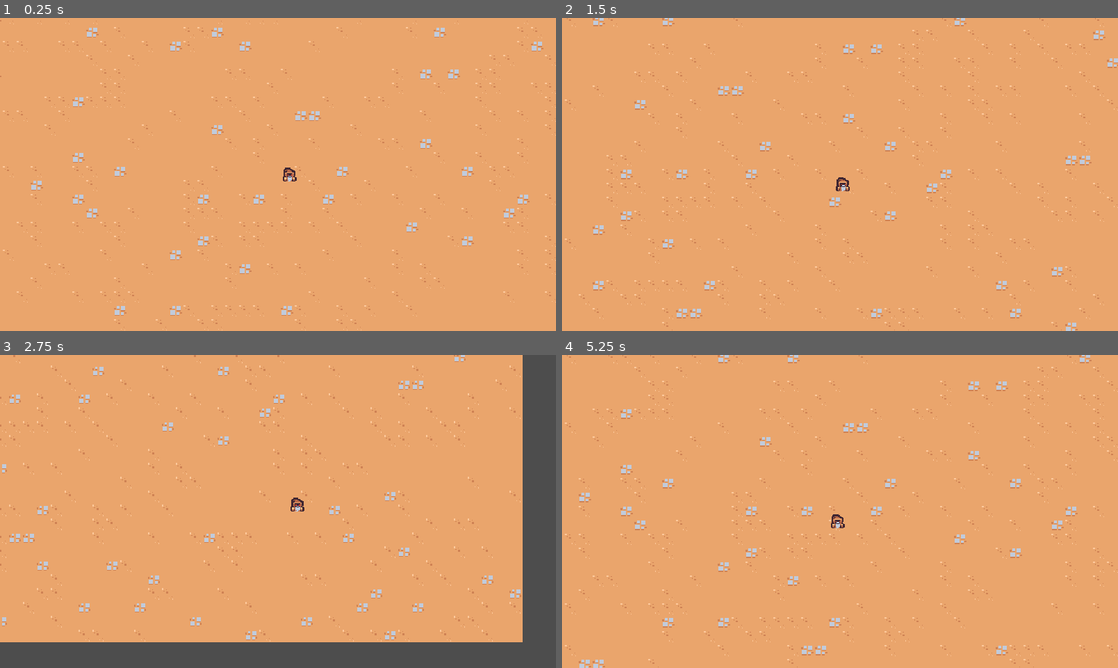
Above: before the commit, frames 1-4 (two rows, left to right).
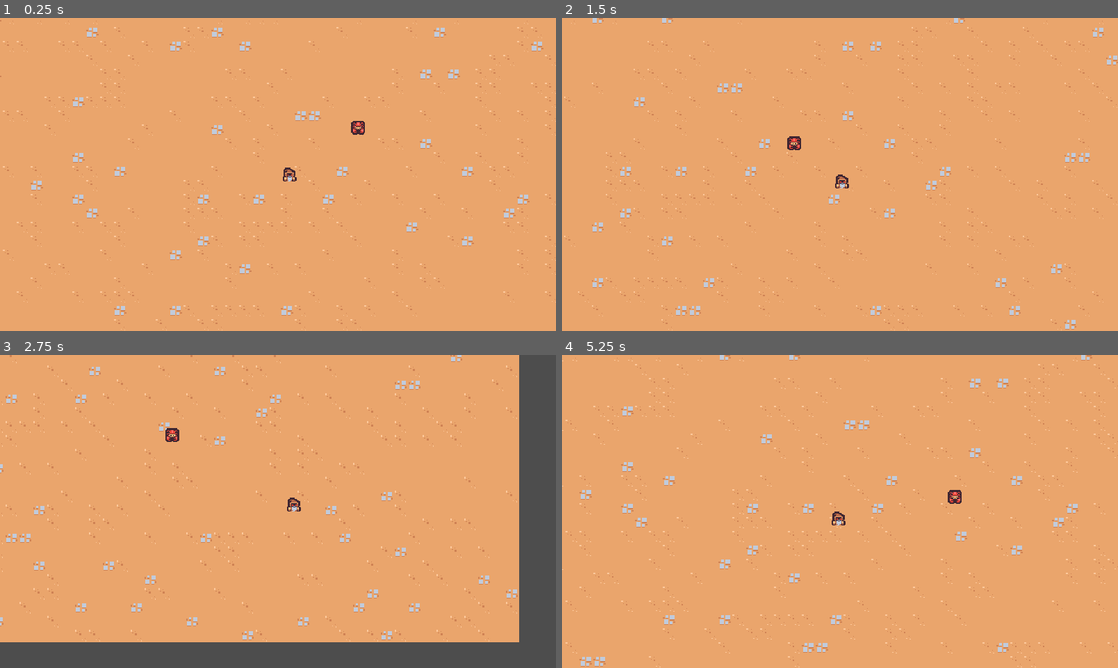
Above: after the commit, the same moments.

Repository: arrbaron/godot-survivor-tutorial
Game: Godot game, scene res://scenes/main/main.tscn
The game is run twice, just before and just after one commit, with the same random seed, the same clock (stepped at 60 frames per second) and the same inputs.
Inputs:
- Up to frame 1 (0.25 s): no input
- Up to frame 2 (1.5 s): hold D (move_right) 0.53-1.28 s; hold S (move_down) from 1.28 s (still down)
- Up to frame 3 (2.75 s): release S (move_down) at 2.03 s; hold D (move_right) from 2.03 s (still down)
- Up to frame 4 (5.25 s): release D (move_right) at 2.78 s; hold W (move_up) 2.78-3.53 s; hold A (move_left) 3.53-5.03 s; hold S (move_down) from 5.03 s (still down)

The runs differ from the first frame. In frame 1, 0.1% of the frame differs, in the area x 63-66%, y 32-38%; in frame 2, 3.4%; in frame 3, 4.1%, in the area x 0-94%, y 0-92%; in frame 4, 4.0%.

Commit message:
Creates basic enemy

Diff:
--- a/project.godot
+++ b/project.godot
@@ -50,6 +50,11 @@
 ]
 }
 
+[layer_names]
+
+2d_physics/layer_1="player"
+2d_physics/layer_2="enemies"
+
 [rendering]
 
 textures/canvas_textures/default_texture_filter=0
--- /dev/null
+++ b/scenes/basic_enemy/basic_enemy.gd
@@ -0,0 +1,18 @@
+extends CharacterBody2D
+
+const MAX_SPEED = 75
+
+
+func _process(_delta):
+	var direction = get_direction_to_player()
+	velocity = direction * MAX_SPEED
+	move_and_slide()
+
+
+func get_direction_to_player():
+	var player_node = get_tree().get_first_node_in_group("player") as Node2D
+
+	if player_node != null:
+		return (player_node.global_position - global_position).normalized()
+
+	return Vector2.ZERO
--- /dev/null
+++ b/scenes/basic_enemy/basic_enemy.tscn
@@ -0,0 +1,19 @@
+[gd_scene load_steps=4 format=3 uid="uid://mirolqyx7ngi"]
+
+[ext_resource type="Texture2D" uid="uid://bdephk4ukltoe" path="res://scenes/basic_enemy/basic_enemy.png" id="1_1dl4w"]
+[ext_resource type="Script" path="res://scenes/basic_enemy/basic_enemy.gd" id="1_57ikd"]
+
+[sub_resource type="CircleShape2D" id="CircleShape2D_yumoj"]
+radius = 5.0
+
+[node name="BasicEnemy" type="CharacterBody2D"]
+collision_layer = 0
+script = ExtResource("1_57ikd")
+
+[node name="Sprite2D" type="Sprite2D" parent="."]
+texture = ExtResource("1_1dl4w")
+offset = Vector2(0, -8)
+
+[node name="CollisionShape2D" type="CollisionShape2D" parent="."]
+position = Vector2(0, -7)
+shape = SubResource("CircleShape2D_yumoj")
--- a/scenes/game_camera.tscn
+++ /dev/null
@@ -1,6 +0,0 @@
-[gd_scene load_steps=2 format=3 uid="uid://bylx2pgj7y7i"]
-
-[ext_resource type="Script" path="res://scenes/game_camera.gd" id="1_kjee4"]
-
-[node name="GameCamera" type="Camera2D"]
-script = ExtResource("1_kjee4")
--- /dev/null
+++ b/scenes/game_camera/game_camera.tscn
@@ -0,0 +1,6 @@
+[gd_scene load_steps=2 format=3 uid="uid://bylx2pgj7y7i"]
+
+[ext_resource type="Script" path="res://scenes/game_camera/game_camera.gd" id="1_wcdyv"]
+
+[node name="GameCamera" type="Camera2D"]
+script = ExtResource("1_wcdyv")
--- a/scenes/main/main.tscn
+++ b/scenes/main/main.tscn
@@ -1,12 +1,11 @@
-[gd_scene load_steps=4 format=3 uid="uid://f1ct6pm60nuy"]
+[gd_scene load_steps=5 format=3 uid="uid://f1ct6pm60nuy"]
 
 [ext_resource type="TileSet" uid="uid://d0hawyskvb7vh" path="res://resources/tileset.tres" id="1_iipv0"]
 [ext_resource type="PackedScene" uid="uid://ca5c5tkyv568e" path="res://scenes/player/player.tscn" id="1_mlwyk"]
-[ext_resource type="PackedScene" uid="uid://bylx2pgj7y7i" path="res://scenes/game_camera.tscn" id="3_hnus5"]
+[ext_resource type="PackedScene" path="res://scenes/game_camera/game_camera.tscn" id="3_tts74"]
+[ext_resource type="PackedScene" uid="uid://mirolqyx7ngi" path="res://scenes/basic_enemy/basic_enemy.tscn" id="4_tevor"]
 
 [node name="Main" type="Node"]
-
-[node name="GameCamera" parent="." instance=ExtResource("3_hnus5")]
 
 [node name="TileMap" type="TileMap" parent="."]
 tile_set = ExtResource("1_iipv0")
@@ -15,3 +14,8 @@
 
 [node name="Player" parent="." instance=ExtResource("1_mlwyk")]
 position = Vector2(155, 100)
+
+[node name="GameCamera" parent="." instance=ExtResource("3_tts74")]
+
+[node name="BasicEnemy" parent="." instance=ExtResource("4_tevor")]
+position = Vector2(250, 35)
--- a/scenes/player/player.tscn
+++ b/scenes/player/player.tscn
@@ -7,6 +7,7 @@
 radius = 5.0
 
 [node name="Player" type="CharacterBody2D" groups=["player"]]
+collision_layer = 0
 script = ExtResource("1_1yujp")
 
 [node name="Sprite2D" type="Sprite2D" parent="."]
Binary file added: scenes/basic_enemy/basic_enemy.png
Not shown, added: scenes/basic_enemy/basic_enemy.png.import
Renamed: scenes/game_camera.gd -> scenes/game_camera/game_camera.gd
